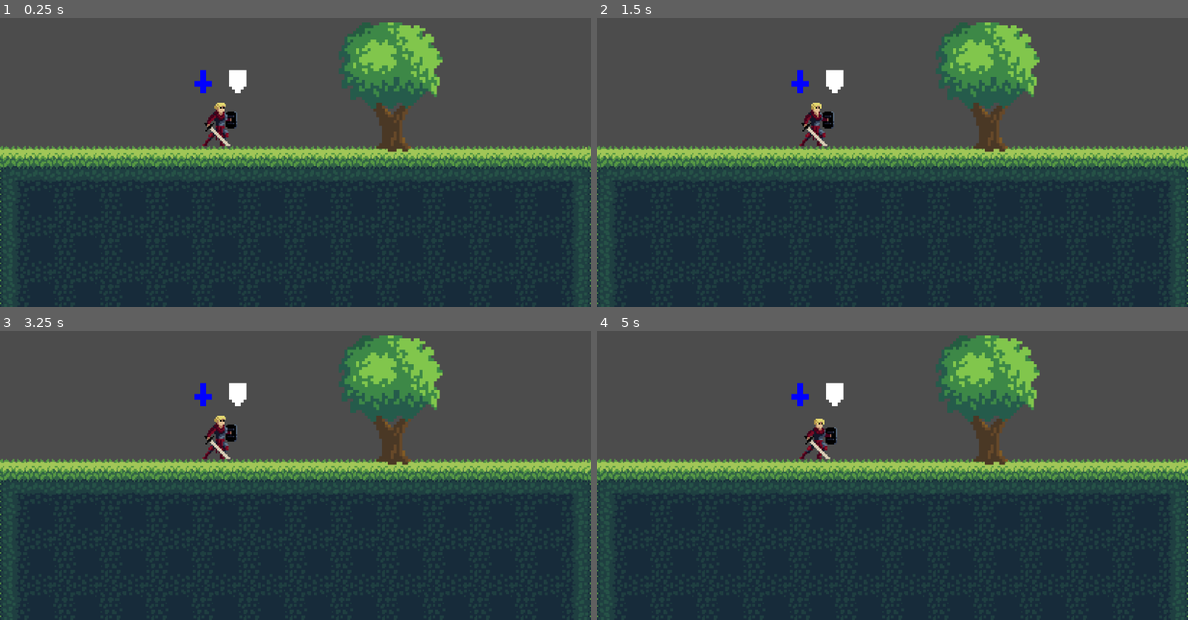
Above: before the commit, frames 1-4 (two rows, left to right).
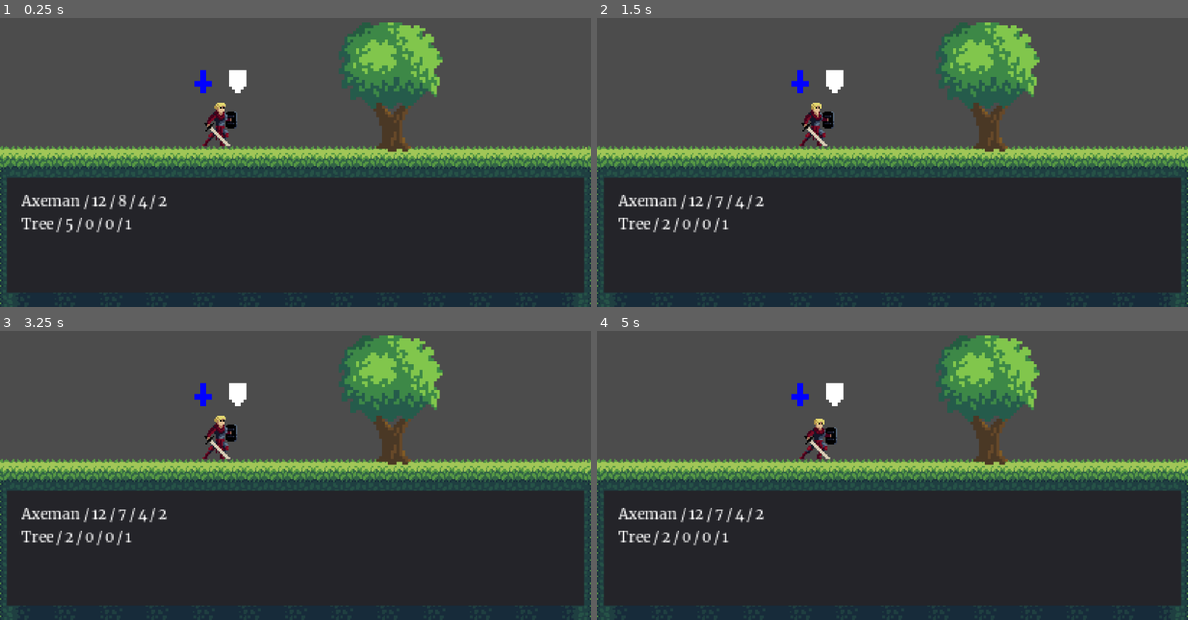
Above: after the commit, the same moments.

Repository: Dadissimo/Sidescroller
Game: Godot game, scene res://Scenes/TestScene.tscn
Same seed, same stepped clock (60 frames per second), same inputs: the game is played once before the commit and once after it.
Inputs:
- Up to frame 1 (0.25 s): no input
- Up to frame 2 (1.5 s): tap Enter (ui_accept) at 0.5, 0.77, 1.25 s; hold Right (ui_right) 0.53-1.28 s; hold Left (ui_left) from 1.28 s (still down)
- Up to frame 3 (3.25 s): tap Enter (ui_accept) at 1.52, 2.75, 3.02 s; release Left (ui_left) at 2.03 s; hold Right (ui_right) from 2.03 s (still down)
- Up to frame 4 (5 s): release Right (ui_right) at 3.53 s; hold Left (ui_left) from 3.53 s (still down); tap Enter (ui_accept) at 3.77, 4.25, 4.52 s

The runs differ from the first frame. In frame 1, 9.7% of the frame differs, in the area x 1-99%, y 55-95%; in frame 2, 9.7%; in frame 3, 9.7%; in frame 4, 9.7%.

Commit message:
init dialog

Diff:
--- /dev/null
+++ b/Scenes/Dialog.tscn
@@ -0,0 +1,33 @@
+[gd_scene load_steps=3 format=2]
+
+[ext_resource path="res://Assets/Merriweather-Regular.ttf" type="DynamicFontData" id=1]
+
+[sub_resource type="DynamicFont" id=1]
+size = 10
+font_data = ExtResource( 1 )
+
+[node name="Dialog" type="Control"]
+anchor_right = 1.0
+anchor_bottom = 1.0
+__meta__ = {
+"_edit_use_anchors_": false
+}
+
+[node name="Box" type="Panel" parent="."]
+margin_right = 400.0
+margin_bottom = 80.0
+__meta__ = {
+"_edit_use_anchors_": false
+}
+
+[node name="Text" type="Label" parent="Box"]
+margin_left = 10.0
+margin_top = 10.0
+margin_right = 390.0
+margin_bottom = 70.0
+custom_fonts/font = SubResource( 1 )
+clip_text = true
+max_lines_visible = 4
+__meta__ = {
+"_edit_use_anchors_": false
+}
--- a/Scenes/TestScene.tscn
+++ b/Scenes/TestScene.tscn
@@ -6,6 +6,7 @@
 [ext_resource path="res://Scenes/Tree.tscn" type="PackedScene" id=4]
 [ext_resource path="res://Scripts/Tree.gd" type="Script" id=5]
 [ext_resource path="res://Scenes/TestMenu.tscn" type="PackedScene" id=6]
+[ext_resource path="res://Scenes/Dialog.tscn" type="PackedScene" id=7]
 
 [node name="TestScene" type="Node2D"]
 script = ExtResource( 3 )
@@ -30,3 +31,9 @@
 margin_right = -52.0929
 margin_bottom = -36.7598
 rect_scale = Vector2( 2, 2 )
+
+[node name="Dialog" parent="." instance=ExtResource( 7 )]
+margin_left = -200.0
+margin_top = 30.0
+margin_right = -200.0
+margin_bottom = 30.0
--- a/Scripts/ActionObserver.gd
+++ b/Scripts/ActionObserver.gd
@@ -19,9 +19,6 @@
 
 	actions[selectedAction].modulate = Color(0,0,1)
 
-func setActions(_actions)	:
-	actions = _actions
-
 func processTurn():
 	if (Input.is_action_just_released("ui_left")):
 		if (selectedAction - 1 < 0):
--- a/Scripts/Entity.gd
+++ b/Scripts/Entity.gd
@@ -46,6 +46,9 @@
 func looseEnergy(dmg):
 	currentEnergy = currentEnergy - dmg
 
+func getStats():
+	return [entityName, currentHealth, currentEnergy, currentAttack, currentDefense]
+
 func printStats():
 	print('Entity name: ' + entityName)
 	print('CurrentHealth: ' + str(currentHealth))
--- a/Scripts/TurnObserver.gd
+++ b/Scripts/TurnObserver.gd
@@ -4,6 +4,7 @@
 onready var opponent = get_node("Tree")
 onready var menu = get_node("TestMenu/Container")
 onready var actionObserverLoader = preload("res://Scripts/ActionObserver.gd")
+onready var dialog_text = get_node("Dialog/Box/Text")
 
 var turn = 0;
 var playerTurn = true;
@@ -12,13 +13,14 @@
 
 func _ready():
 	actionObserver = actionObserverLoader.new(player, opponent, menu)
+	displayStats()
 
 func _process(_delta):
 	if (encounterCompleted):
 		return
 
 	if (opponent.isDead):
-		print('Encounter completed')
+		print('Encounter completed after ' + str(turn + 1) + ' turns')
 		opponent.provideXp(player)
 		encounterCompleted = true
 		return
@@ -29,4 +31,19 @@
 		opponent.executeTurn(player)
 		turn = turn + 1
 		playerTurn = true
+		displayStats()
 		return
+
+func displayStats():
+	var playerStats = getStatsMessage(player)
+	var opponentStats = getStatsMessage(opponent)
+	dialog_text.text = playerStats + '\n' + opponentStats
+
+func getStatsMessage(entity):
+	var stats = entity.getStats()
+	var complete = ""
+
+	for i in range(0,stats.size()):
+		if (i == 0): complete = stats[0]
+		else: complete += ' / ' + str(stats[i])
+	return complete
Binary file added: Assets/Merriweather-Regular.ttf
Not shown: 1 places in Scenes/TestScene.tscn that only renumber resources
